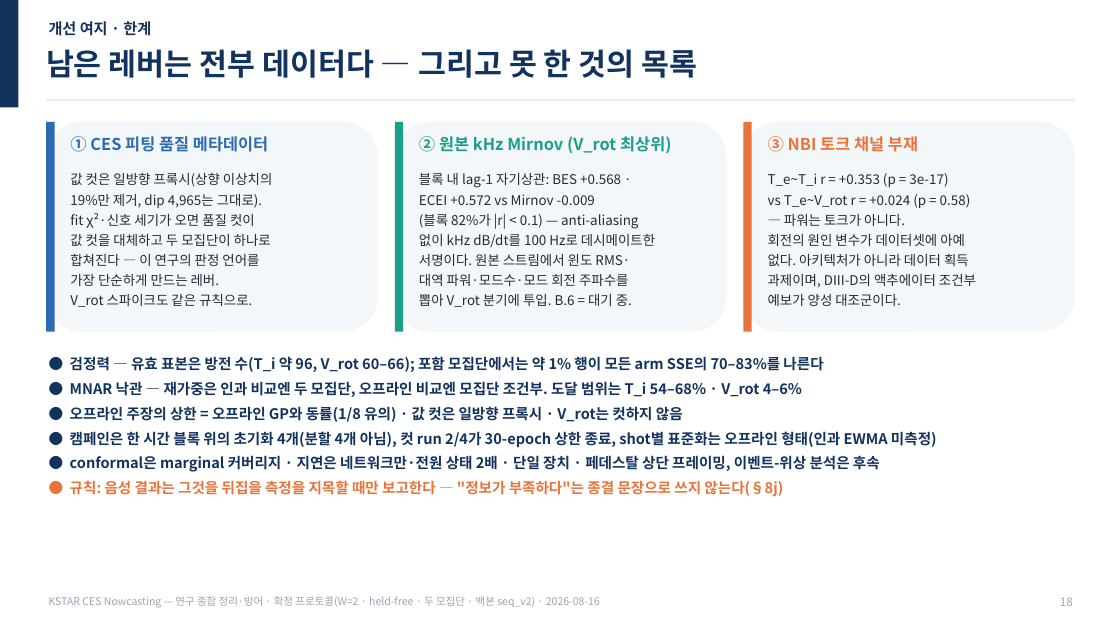
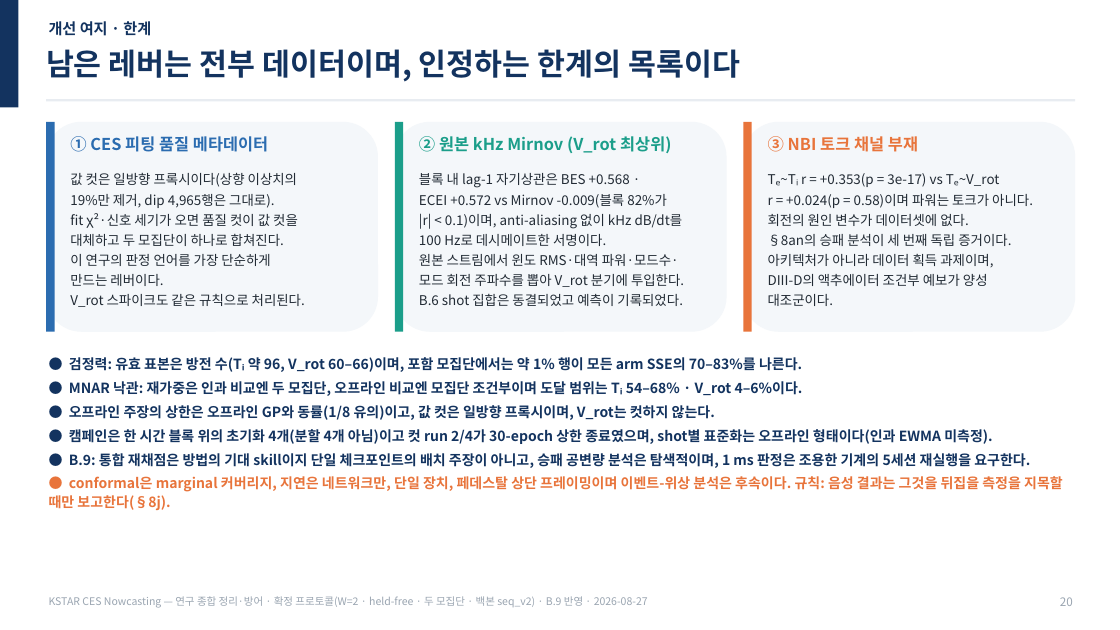
Before and after one commit to iseungsang01/ml-intern-revision, a slide deck: slide 20 of docs/presentation/KSTAR_CES_종합방어.pptx (slide 18 before the commit). Drawn at 1120x630 pixels with LibreOffice and Linux fonts; fonts in the diff are those of the drawing. Boxes give left, top, right and bottom in pixels: in the first picture for what was removed or moved away, otherwise in the second. Text is boxed around its words. In the diff, an @@ line names an element or a change of style, - is before the commit and + after.

```diff
--- a/docs/presentation/KSTAR_CES_종합방어.pptx
+++ b/docs/presentation/KSTAR_CES_종합방어.pptx
@@ text at (x1=46, y1=49, x2=740, y2=82): text changed @@
-남은 레버는 전부 데이터다 — 그리고 못 한 것의 목록
+남은 레버는 전부 데이터이며, 인정하는 한계의 목록이다
@@ text at (x1=70, y1=172, x2=305, y2=307): text changed @@
-값 컷은 일방향 프록시(상향 이상치의
-19%만 제거, dip 4,965는 그대로).
-fit χ²·신호 세기가 오면 품질 컷이
-값 컷을 대체하고 두 모집단이 하나로
-합쳐진다 — 이 연구의 판정 언어를
-가장 단순하게 만드는 레버.
-V_rot 스파이크도 같은 규칙으로.
+값 컷은 일방향 프록시이다(상향 이상치의
+19%만 제거, dip 4,965행은 그대로).
+fit χ²·신호 세기가 오면 품질 컷이 값 컷을
+대체하고 두 모집단이 하나로 합쳐진다.
+이 연구의 판정 언어를 가장 단순하게
+만드는 레버이다.
+V_rot 스파이크도 같은 규칙으로 처리된다.
@@ text at (x1=419, y1=173, x2=684, y2=306): text changed @@
-블록 내 lag-1 자기상관: BES +0.568 ·
-ECEI +0.572 vs Mirnov -0.009
-(블록 82%가 |r| < 0.1) — anti-aliasing
-없이 kHz dB/dt를 100 Hz로 데시메이트한
-서명이다. 원본 스트림에서 윈도 RMS·
-대역 파워·모드수·모드 회전 주파수를
-뽑아 V_rot 분기에 투입. B.6 = 대기 중.
+블록 내 lag-1 자기상관은 BES +0.568 ·
+ECEI +0.572 vs Mirnov -0.009(블록 82%가
+|r| < 0.1)이며, anti-aliasing 없이 kHz dB/dt를
+100 Hz로 데시메이트한 서명이다.
+원본 스트림에서 윈도 RMS·대역 파워·모드수·
+모드 회전 주파수를 뽑아 V_rot 분기에 투입한다.
+B.6 shot 집합은 동결되었고 예측이 기록되었다.
@@ text at (x1=768, y1=173, x2=1033, y2=306): text changed @@
-T_e~T_i r = +0.353 (p = 3e-17)
-vs T_e~V_rot r = +0.024 (p = 0.58)
-— 파워는 토크가 아니다.
-회전의 원인 변수가 데이터셋에 아예
-없다. 아키텍처가 아니라 데이터 획득
-과제이며, DIII-D의 액추에이터 조건부
-예보가 양성 대조군이다.
+Tₑ~Tᵢ r = +0.353(p = 3e-17) vs Tₑ~V_rot
+r = +0.024(p = 0.58)이며 파워는 토크가 아니다.
+회전의 원인 변수가 데이터셋에 없다.
+§8an의 승패 분석이 세 번째 독립 증거이다.
+아키텍처가 아니라 데이터 획득 과제이며,
+DIII-D의 액추에이터 조건부 예보가 양성
+대조군이다.
@@ text at (x1=49, y1=357, x2=1063, y2=510): text changed; size 12.5 to 12 pt @@
-● 검정력 — 유효 표본은 방전 수(T_i 약 96, V_rot 60–66); 포함 모집단에서는 약 1% 행이 모든 arm SSE의 70–83%를 나른다
-● MNAR 낙관 — 재가중은 인과 비교엔 두 모집단, 오프라인 비교엔 모집단 조건부. 도달 범위는 T_i 54–68% · V_rot 4–6%
-● 오프라인 주장의 상한 = 오프라인 GP와 동률(1/8 유의) · 값 컷은 일방향 프록시 · V_rot는 컷하지 않음
-● 캠페인은 한 시간 블록 위의 초기화 4개(분할 4개 아님), 컷 run 2/4가 30-epoch 상한 종료, shot별 표준화는 오프라인 형태(인과 EWMA 미측정)
-● conformal은 marginal 커버리지 · 지연은 네트워크만·전원 상태 2배 · 단일 장치 · 페데스탈 상단 프레이밍, 이벤트-위상 분석은 후속
-● 규칙: 음성 결과는 그것을 뒤집을 측정을 지목할 때만 보고한다 — "정보가 부족하다"는 종결 문장으로 쓰지 않는다(§8j)
+● 검정력: 유효 표본은 방전 수(Tᵢ 약 96, V_rot 60–66)이며, 포함 모집단에서는 약 1% 행이 모든 arm SSE의 70–83%를 나른다.
+● MNAR 낙관: 재가중은 인과 비교엔 두 모집단, 오프라인 비교엔 모집단 조건부이며 도달 범위는 Tᵢ 54–68% · V_rot 4–6%이다.
+● 오프라인 주장의 상한은 오프라인 GP와 동률(1/8 유의)이고, 값 컷은 일방향 프록시이며, V_rot는 컷하지 않는다.
+● 캠페인은 한 시간 블록 위의 초기화 4개(분할 4개 아님)이고 컷 run 2/4가 30-epoch 상한 종료였으며, shot별 표준화는 오프라인 형태이다(인과 EWMA 미측정).
+● B.9: 통합 재채점은 방법의 기대 skill이지 단일 체크포인트의 배치 주장이 아니고, 승패 공변량 분석은 탐색적이며, 1 ms 판정은 조용한 기계의 5세션 재실행을 요구한다.
+● conformal은 marginal 커버리지, 지연은 네트워크만, 단일 장치, 페데스탈 상단 프레이밍이며 이벤트-위상 분석은 후속이다. 규칙: 음성 결과는 그것을 뒤집을 측정을 지목할 때만 보고한다(§8j).
@@ text at (x1=49, y1=596, x2=648, y2=608): text changed @@
-KSTAR CES Nowcasting — 연구 종합 정리·방어 · 확정 프로토콜(W=2 · held-free · 두 모집단 · 백본 seq_v2) · 2026-08-16
+KSTAR CES Nowcasting — 연구 종합 정리·방어 · 확정 프로토콜(W=2 · held-free · 두 모집단 · 백본 seq_v2) · B.9 반영 · 2026-08-27
@@ text at (x1=1060, y1=597, x2=1073, y2=606): text changed @@
-18
+20
```
Also in this commit, not shown: 21 other slides changed, 3 slides added, 4 other files.
